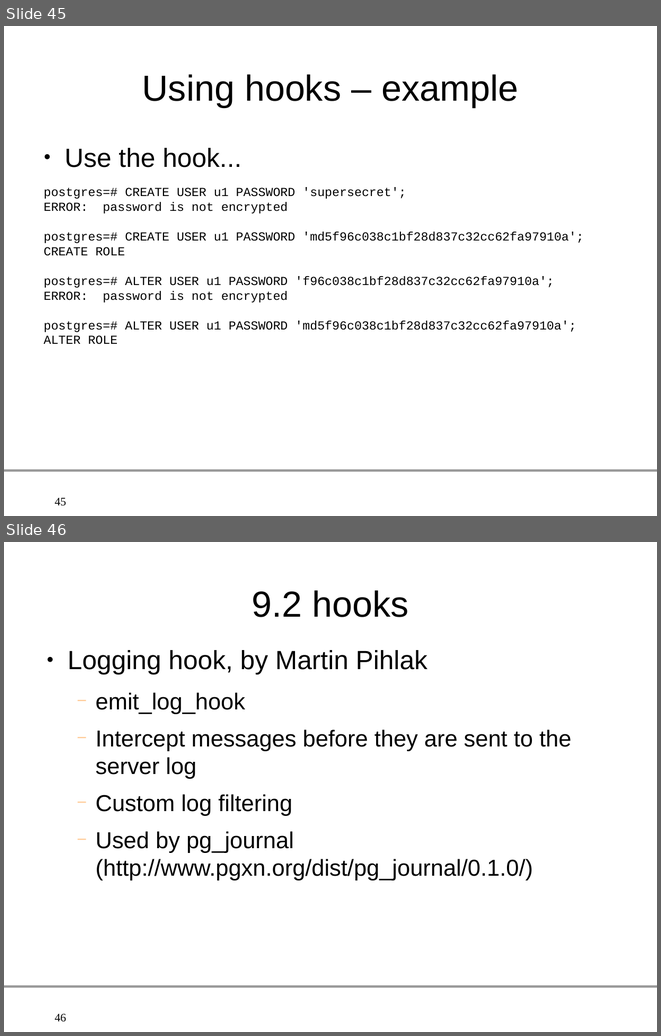
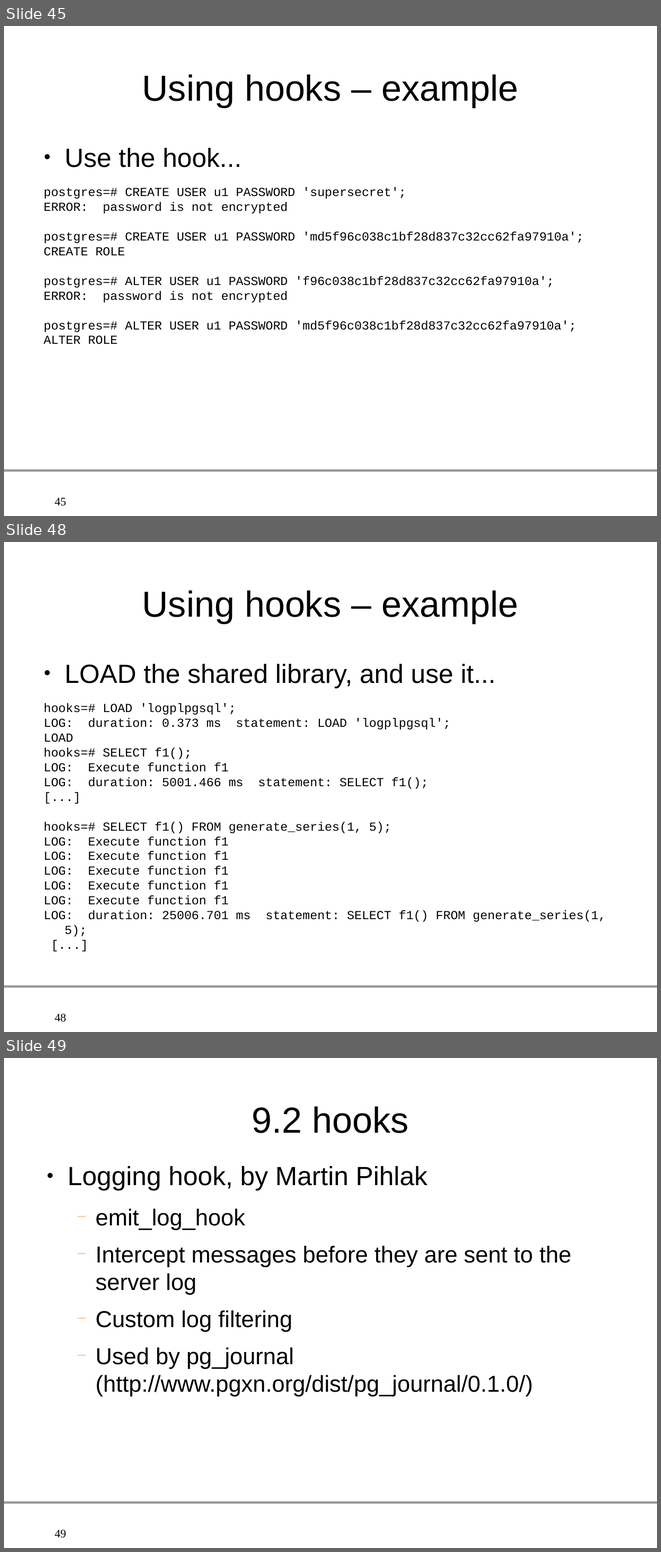
Before and after one commit to gleu/Hooks-in-PostgreSQL, a slide deck: hooks_in_postgresql.odp. Shown one above the other, each under a label of ours: slides 45 and 46 before the commit, slides 45, 48 and 49 after it; the slides between them are not shown. The pictures are 661x1036 and 661x1552 pixels, drawn with LibreOffice and Linux fonts; fonts in the diff are those of the drawing; background and template pictures are left out. Boxes give left, top, right and bottom in pixels: in the first picture for what was removed or moved away, otherwise in the second. Text is boxed around its words. In the diff, an @@ line names an element or a change of style, - is before the commit and + after.

Commit message:
Add an example with the LOAD statement

```diff
--- a/hooks_in_postgresql.odp
+++ b/hooks_in_postgresql.odp
@@ slide 48 added at [4, 542, 657, 1032], background #FFFFFF; not listed: 2 template elements that a slide beside it also shows @@
@@ title added at [142, 590, 518, 624], 44 pt, text #000000 @@
+Using hooks – example
@@ text added at [44, 664, 606, 937], 15 pt, text #000000 @@
+● LOAD the shared library, and use it...
+hooks=# LOAD 'logplpgsql';
+LOG: duration: 0.373 ms statement: LOAD 'logplpgsql';
+LOAD
+hooks=# SELECT f1();
+LOG: Execute function f1
+LOG: duration: 5001.466 ms statement: SELECT f1();
+[...]
+hooks=# SELECT f1() FROM generate_series(1, 5);
+LOG: Execute function f1
+LOG: Execute function f1
+LOG: Execute function f1
+LOG: Execute function f1
+LOG: Execute function f1
+LOG: duration: 25006.701 ms statement: SELECT f1() FROM generate_series(1, 5);
+[...]
@@ what was slide 46 is now slide 49 @@
@@ page number at [55, 1530, 67, 1538]: text changed @@
-46
+49
```
Also in this commit, not shown: 1 slide changed, 2 other slides added.
